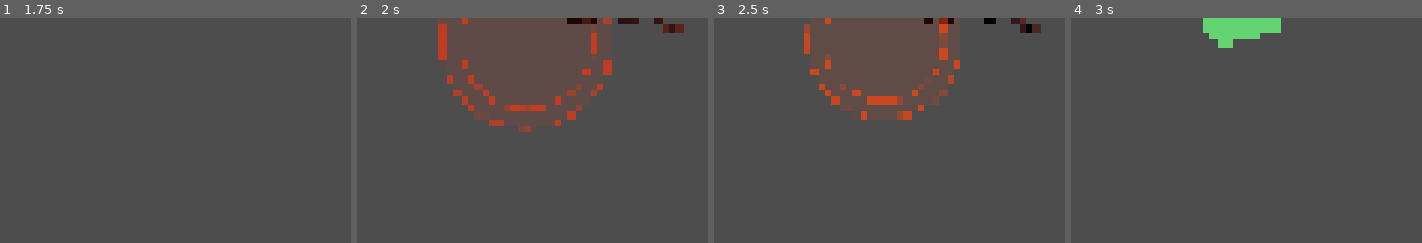
Above: before the commit, frames 1-4 (left to right).
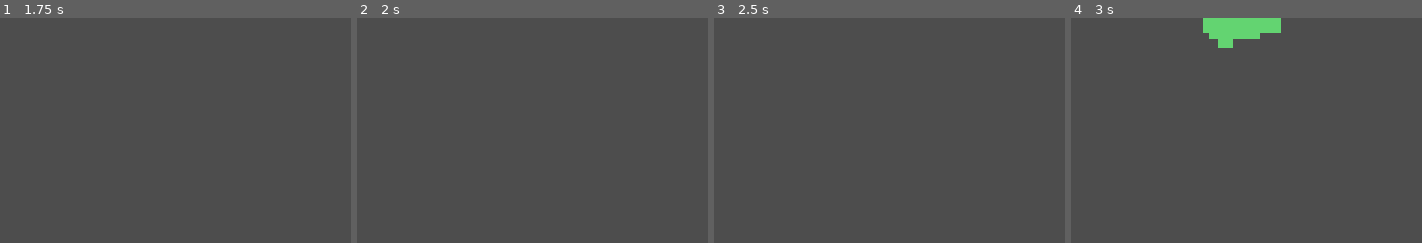
Above: after the commit, the same moments.

Repository: Triggggie/tree-guardian
Game: Godot game, scene res://tests/enemies/ancient_bark_colossus_quake_smoke_test.tscn
Same seed, same stepped clock (60 frames per second), same inputs: the game is played once before the commit and once after it. This scene is started directly instead of the project's main scene.
Inputs:
- Up to frame 1 (1.75 s): tap Enter at 0.5 s; tap Space at 1.25 s
- Up to frame 2 (2 s): no input
- Up to frame 3 (2.5 s): no input
- Up to frame 4 (3 s): no input

Frame 1 is identical in both runs. In frame 2, 3.6% of the frame differs, in the area x 23-94%, y 0-51%; in frame 3, 3.1%; in frame 4, nothing differs.

Commit message:
Animate Ancient Bark Colossus quake ability

Diff:
--- a/scenes/enemies/ancient_bark_colossus.tscn
+++ b/scenes/enemies/ancient_bark_colossus.tscn
@@ -6,6 +6,43 @@
 [ext_resource type="Script" path="res://scripts/enemies/components/enemy_movement_component.gd" id="4_movement"]
 [ext_resource type="Texture2D" path="res://resources/enemies/ancient_bark_colossus/animations/ancient_bark_colossus_walk_v1.png" id="5_colossus_walk"]
 [ext_resource type="Texture2D" path="res://resources/enemies/ancient_bark_colossus/animations/ancient_bark_colossus_attack_v1.png" id="6_colossus_attack"]
+[ext_resource type="Texture2D" path="res://resources/enemies/ancient_bark_colossus/animations/ancient_bark_colossus_quake_v1.png" id="7_colossus_quake"]
+
+[sub_resource type="AtlasTexture" id="AtlasTexture_quake_0"]
+atlas = ExtResource("7_colossus_quake")
+region = Rect2(256, 0, 256, 256)
+
+[sub_resource type="AtlasTexture" id="AtlasTexture_quake_1"]
+atlas = ExtResource("7_colossus_quake")
+region = Rect2(512, 0, 256, 256)
+
+[sub_resource type="AtlasTexture" id="AtlasTexture_quake_2"]
+atlas = ExtResource("7_colossus_quake")
+region = Rect2(768, 0, 256, 256)
+
+[sub_resource type="AtlasTexture" id="AtlasTexture_quake_3"]
+atlas = ExtResource("7_colossus_quake")
+region = Rect2(1024, 0, 256, 256)
+
+[sub_resource type="AtlasTexture" id="AtlasTexture_quake_4"]
+atlas = ExtResource("7_colossus_quake")
+region = Rect2(1280, 0, 256, 256)
+
+[sub_resource type="AtlasTexture" id="AtlasTexture_quake_5"]
+atlas = ExtResource("7_colossus_quake")
+region = Rect2(1536, 0, 256, 256)
+
+[sub_resource type="AtlasTexture" id="AtlasTexture_quake_6"]
+atlas = ExtResource("7_colossus_quake")
+region = Rect2(1792, 0, 256, 256)
+
+[sub_resource type="AtlasTexture" id="AtlasTexture_quake_7"]
+atlas = ExtResource("7_colossus_quake")
+region = Rect2(2048, 0, 256, 256)
+
+[sub_resource type="AtlasTexture" id="AtlasTexture_quake_8"]
+atlas = ExtResource("7_colossus_quake")
+region = Rect2(2304, 0, 256, 256)
 
 [sub_resource type="AtlasTexture" id="AtlasTexture_attack_0"]
 atlas = ExtResource("6_colossus_attack")
@@ -112,6 +149,38 @@
 "loop": false,
 "name": &"attack",
 "speed": 14.0
+}, {
+"frames": [{
+"duration": 1.0,
+"texture": SubResource("AtlasTexture_quake_0")
+}, {
+"duration": 1.0,
+"texture": SubResource("AtlasTexture_quake_1")
+}, {
+"duration": 1.0,
+"texture": SubResource("AtlasTexture_quake_2")
+}, {
+"duration": 1.0,
+"texture": SubResource("AtlasTexture_quake_3")
+}, {
+"duration": 1.0,
+"texture": SubResource("AtlasTexture_quake_4")
+}, {
+"duration": 1.0,
+"texture": SubResource("AtlasTexture_quake_5")
+}, {
+"duration": 1.0,
+"texture": SubResource("AtlasTexture_quake_6")
+}, {
+"duration": 1.0,
+"texture": SubResource("AtlasTexture_quake_7")
+}, {
+"duration": 1.0,
+"texture": SubResource("AtlasTexture_quake_8")
+}],
+"loop": false,
+"name": &"quake",
+"speed": 5.0
 }, {
 "frames": [{
 "duration": 1.0,
--- a/scripts/ancient_bark_colossus.gd
+++ b/scripts/ancient_bark_colossus.gd
@@ -4,6 +4,10 @@
 const COLOSSUS_WALK_VELOCITY_EPSILON: float = 0.1
 const MIN_COLOSSUS_WALK_SPEED_SCALE: float = 0.25
 const MAX_COLOSSUS_WALK_SPEED_SCALE: float = 1.75
+const COLOSSUS_QUAKE_IMPACT_FRAME: int = 5
+
+
+var quake_visual_active: bool = false
 
 
 @onready var colossus_sprite: AnimatedSprite2D = (
@@ -38,6 +42,8 @@
 
 
 func play_attack_visual() -> void:
+	if quake_visual_active:
+		return
 	if (
 		not is_instance_valid(visual)
 		or not is_instance_valid(colossus_sprite)
@@ -64,6 +70,67 @@
 	attack_visual_tween.tween_callback(finish_attack_visual)
 
 
+func configure_boss_ability_runtime(
+	ability_definition: BossAbilityDefinition
+) -> void:
+	super.configure_boss_ability_runtime(ability_definition)
+	if not is_instance_valid(boss_ability_runtime):
+		return
+	boss_ability_runtime.telegraph_started.connect(_on_quake_telegraph_started)
+
+
+func _on_quake_telegraph_started(
+	ability_id: StringName,
+	phase: int
+) -> void:
+	if (
+		ability_id != &"colossal_quake"
+		or not is_instance_valid(visual)
+		or not is_instance_valid(colossus_sprite)
+		or not colossus_sprite.sprite_frames.has_animation(&"quake")
+		or not is_instance_valid(boss_ability_runtime)
+	):
+		return
+
+	cancel_attack_visual()
+	quake_visual_active = true
+	attack_visual_active = true
+	visual.position = resting_visual_position
+	colossus_sprite.animation = &"quake"
+	colossus_sprite.set_frame_and_progress(0, 0.0)
+
+	var quake_fps: float = max(
+		colossus_sprite.sprite_frames.get_animation_speed(&"quake"), 0.01
+	)
+	var telegraph_duration: float = max(
+		boss_ability_runtime.get_telegraph_duration_for_phase(phase), 0.01
+	)
+	colossus_sprite.speed_scale = (
+		float(COLOSSUS_QUAKE_IMPACT_FRAME) / telegraph_duration / quake_fps
+	)
+	colossus_sprite.play()
+
+	var quake_frame_count: int = colossus_sprite.sprite_frames.get_frame_count(
+		&"quake"
+	)
+	var quake_duration: float = (
+		float(quake_frame_count) / quake_fps / colossus_sprite.speed_scale
+	)
+	attack_visual_tween = create_tween()
+	attack_visual_tween.tween_interval(quake_duration)
+	attack_visual_tween.tween_callback(_finish_quake_visual)
+
+
+func _finish_quake_visual() -> void:
+	quake_visual_active = false
+	finish_attack_visual()
+
+
+func cancel_attack_visual() -> void:
+	quake_visual_active = false
+	super.cancel_attack_visual()
+
+
 func setup_crowd_formation(
 	new_formation_side: float,
 	new_lane_index: int,
--- a/tests/enemies/ancient_bark_colossus_quake_smoke_test.gd
+++ b/tests/enemies/ancient_bark_colossus_quake_smoke_test.gd
@@ -24,6 +24,7 @@
 func _ready() -> void:
 	await test_heavy_walk_presentation()
 	await test_basic_melee_presentation()
+	await test_quake_presentation()
 	await test_phase_one_quake()
 	await test_phase_two_double_pulse()
 	await test_death_between_pulses()
@@ -210,14 +211,117 @@
 	await cleanup_fixture(fixture.root)
 
 
+func test_quake_presentation() -> void:
+	var fixture: Dictionary = await create_fixture(
+		"QuakePresentation", COLOSSUS
+	)
+	var enemy: CharacterBody2D = fixture.enemy
+	enemy.set_physics_process(false)
+	var sprite := enemy.get_node(
+		"Visual/AncientBarkColossusSprite"
+	) as AnimatedSprite2D
+	var visual := enemy.get_node("Visual") as Node2D
+	expect(sprite.sprite_frames.has_animation(&"quake"), "Quake animation is missing.")
+	expect(
+		sprite.sprite_frames.get_frame_count(&"quake") == 9,
+		"Quake does not use nine populated frames."
+	)
+	expect(
+		not sprite.sprite_frames.get_animation_loop(&"quake"),
+		"Quake animation loops."
+	)
+	expect(
+		is_equal_approx(
+			sprite.sprite_frames.get_animation_speed(&"quake"), 5.0
+		),
+		"Quake baseline is not 5 FPS."
+	)
+
+	enemy.velocity.x = COLOSSUS.movement_speed
+	enemy.call("update_walk_animation")
+	enemy.call("play_attack_visual")
+	visual.position = Vector2(40.0, 40.0)
+	enemy.call("_on_quake_telegraph_started", &"colossal_quake", 1)
+	expect(
+		bool(enemy.get("quake_visual_active"))
+		and bool(enemy.get("attack_visual_active"))
+		and sprite.animation == &"quake"
+		and sprite.frame == 0
+		and sprite.is_playing(),
+		"Telegraph did not interrupt melee and restart Quake at frame 0."
+	)
+	expect(visual.position == Vector2.ZERO, "Quake moved the resting Visual.")
+	expect(
+		is_equal_approx(sprite.speed_scale, 5.0 / 1.2 / 5.0),
+		"Phase 1 Quake did not align its slam to the first pulse."
+	)
+	enemy.call("play_attack_visual")
+	expect(
+		sprite.animation == &"quake",
+		"Basic melee visually interrupted an active Quake."
+	)
+
+	enemy.call("_on_quake_telegraph_started", &"colossal_quake", 2)
+	expect(
+		sprite.animation == &"quake"
+		and sprite.frame == 0
+		and is_equal_approx(sprite.speed_scale, 1.0),
+		"Phase 2 Quake did not restart with pulse-aligned playback."
+	)
+	enemy.call("cancel_attack_visual")
+	enemy.call("update_walk_animation")
+	expect(
+		sprite.animation == &"walk" and sprite.is_playing(),
+		"Moving Colossus did not resume walking after Quake cancellation."
+	)
+	enemy.velocity.x = 0.0
+	enemy.call("_on_quake_telegraph_started", &"colossal_quake", 1)
+	enemy.call("cancel_attack_visual")
+	enemy.call("update_walk_animation")
+	expect(
+		sprite.animation == &"walk" and not sprite.is_playing(),
+		"Stationary Colossus walked in place after Quake cancellation."
+	)
+
+	enemy.call("setup_crowd_formation", -1.0, 0, 0.0, 0, 1.0, 0.0, 1.0)
+	expect(not sprite.flip_h, "Left-spawned Quake does not face right.")
+	enemy.call("setup_crowd_formation", 1.0, 0, 0.0, 0, 1.0, 0.0, 1.0)
+	expect(sprite.flip_h, "Right-spawned Quake does not face left.")
+	for frame_index in range(sprite.sprite_frames.get_frame_count(&"quake")):
+		var frame_texture := sprite.sprite_frames.get_frame_texture(
+			&"quake", frame_index
+		) as AtlasTexture
+		expect(
+			is_instance_valid(frame_texture),
+			"Quake frame %d has no atlas texture." % frame_index
+		)
+		if is_instance_valid(frame_texture):
+			expect(
+				frame_texture.region == Rect2(
+					256.0 * float(frame_index + 1), 0.0, 256.0, 256.0
+				),
+				"Quake frame %d does not preserve populated authored order."
+				% frame_index
+			)
+	await cleanup_fixture(fixture.root)
+
+
 func test_phase_one_quake() -> void:
 	var definition: EnemyDefinition = create_test_definition(0.30, 0.12, 0.09, 0.08)
 	var fixture: Dictionary = await create_fixture("PhaseOneQuake", definition)
 	var tree_node: MockTree = fixture.tree
+	var enemy: CharacterBody2D = fixture.enemy
 	var runtime: BossAbilityRuntime = fixture.runtime
+	var sprite := enemy.get_node(
+		"Visual/AncientBarkColossusSprite"
+	) as AnimatedSprite2D
 	expect(runtime.get_current_phase() == 1, "Colossus did not start in Phase 1.")
 	await runtime.telegraph_started
 	expect(runtime.is_ability_running(), "Phase 1 Quake did not telegraph.")
+	expect(
+		sprite.animation == &"quake" and sprite.is_playing(),
+		"Phase 1 telegraph did not start the character animation."
+	)
 	expect(runtime.has_active_telegraph(), "Phase 1 telegraph visual is missing.")
 	expect(count_damage(tree_node.damage_events, 12.0) == 0, "Phase 1 Quake dealt premature damage.")
 	await runtime.pulse_executed
@@ -234,6 +338,9 @@
 	var tree_node: MockTree = fixture.tree
 	var enemy: CharacterBody2D = fixture.enemy
 	var runtime: BossAbilityRuntime = fixture.runtime
+	var sprite := enemy.get_node(
+		"Visual/AncientBarkColossusSprite"
+	) as AnimatedSprite2D
 	var phase_events: Array[int] = []
 	runtime.phase_changed.connect(
 		func(new_phase: int) -> void: phase_events.append(new_phase)
@@ -247,6 +354,10 @@
 
 	await runtime.telegraph_started
 	expect(runtime.is_ability_running(), "Phase 2 Quake did not start.")
+	expect(
+		sprite.animation == &"quake" and sprite.is_playing(),
+		"Phase 2 telegraph did not start the character animation."
+	)
 	expect(count_damage(tree_node.damage_events, 10.0) == 0, "Phase 2 Quake dealt premature damage.")
 	await runtime.pulse_executed
 	expect(count_damage(tree_node.damage_events, 10.0) == 1, "Phase 2 Pulse 1 is wrong.")
Binary file added: resources/enemies/ancient_bark_colossus/animations/ancient_bark_colossus_quake_v1.png
Not shown, added: resources/enemies/ancient_bark_colossus/animations/ancient_bark_colossus_quake_v1.png.import
Not shown: 1 places in scenes/enemies/ancient_bark_colossus.tscn that only renumber resources
